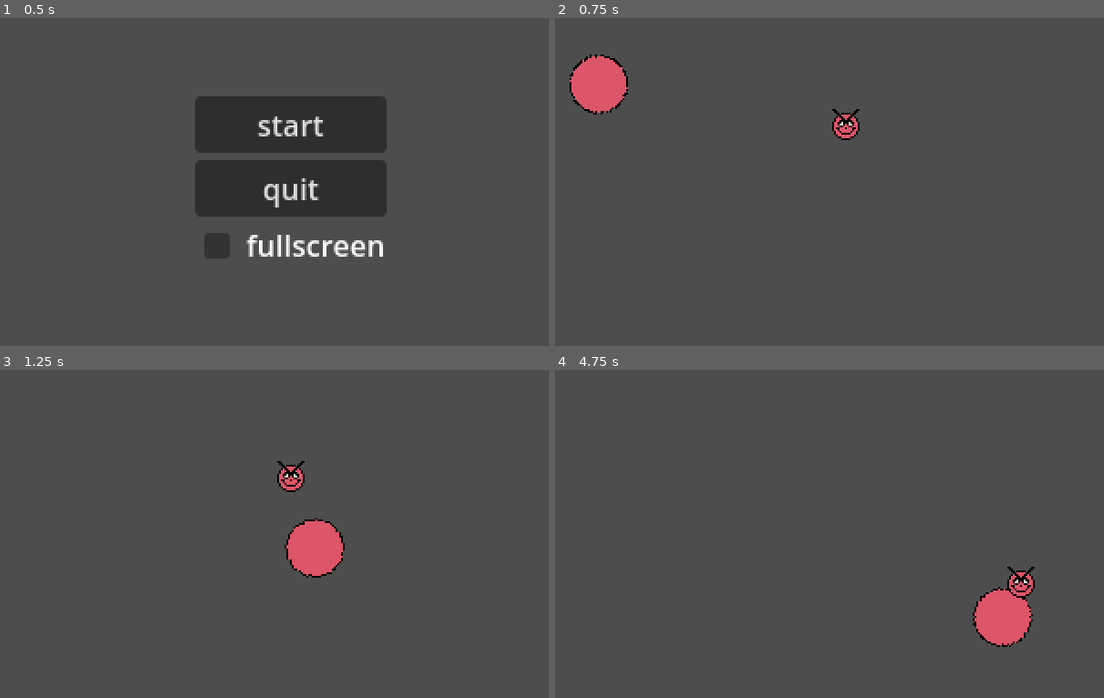
Above: before the commit, frames 1-4 (two rows, left to right).
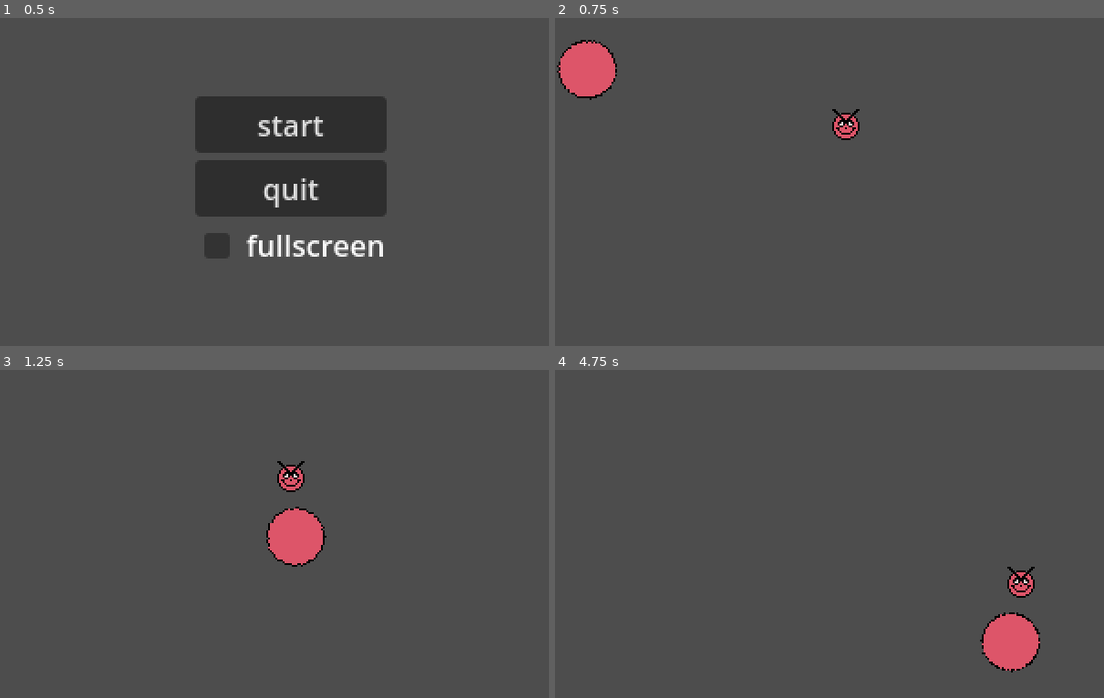
Above: after the commit, the same moments.

Repository: Jaspev/pendulum
Game: Godot game, scene res://scenes/title.tscn
Same seed, same stepped clock (60 frames per second), same inputs: the game is played once before the commit and once after it.
Inputs (mouse positions are in pixels of both pictures, inside the frame that each line leads up to):
- Up to frame 1 (0.5 s): no input
- Up to frame 2 (0.75 s): click "start" at 0.5 s
- Up to frame 3 (1.25 s): no input
- Up to frame 4 (4.75 s): move the mouse to (977, 517) at 1.27 s; click (977, 517) at 1.42 s; move the mouse to (730, 550) at 2.02 s; click (730, 550) at 2.17 s; move the mouse to (906, 461) at 2.77 s; click (906, 461) at 2.92 s; move the mouse to (818, 599) at 3.52 s; click (818, 599) at 3.67 s; move the mouse to (1021, 583) at 4.27 s; click (1021, 583) at 4.42 s

Frame 1 is identical in both runs. In frame 2, 1.3% of the frame differs, in the area x 0-14%, y 6-30%; in frame 3, 1.5%; in frame 4, 1.7%, in the area x 76-89%, y 66-93%.

Commit message:
enemy finally spawns outside of screen

Diff:
--- a/scenes/main.tscn
+++ b/scenes/main.tscn
@@ -26,7 +26,7 @@
 position = Vector2(0, 1)
 shape = SubResource("CircleShape2D_3akt5")
 
-[node name="player2" type="RigidBody2D" parent="."]
+[node name="Ball" type="RigidBody2D" parent="."]
 mass = 2.5
 gravity_scale = 0.05
 inertia = 3.58
@@ -35,10 +35,10 @@
 constant_force = Vector2(1, 1)
 script = ExtResource("5_xflm8")
 
-[node name="Sprite2D" type="Sprite2D" parent="player2"]
+[node name="Sprite2D" type="Sprite2D" parent="Ball"]
 texture = ExtResource("5_hx6od")
 
-[node name="CollisionShape2D" type="CollisionShape2D" parent="player2"]
+[node name="CollisionShape2D" type="CollisionShape2D" parent="Ball"]
 position = Vector2(0, 1)
 shape = SubResource("CircleShape2D_eqp2q")
 
@@ -54,7 +54,7 @@
 
 [node name="DampedSpringJoint2D" type="DampedSpringJoint2D" parent="CharacterBody2D"]
 node_a = NodePath("..")
-node_b = NodePath("../../player2")
+node_b = NodePath("../../Ball")
 bias = 0.357
 length = 5.0
 stiffness = 64.0
--- a/scripts/main.gd
+++ b/scripts/main.gd
@@ -12,14 +12,42 @@
 
 func _on_timer_timeout():
 	var instanced_enemy01 = enemy01.instantiate()
+	var coin
+	var pos_x
+	var pos_y
 
-	randomize()
-	var pos_x = rng.randf_range(-50,viewport_size.x+50)
-	randomize()
-	var pos_y = rng.randf_range(-50,viewport_size.y+50)
+	randomize() #LIFE IS PAIN i don't think i need to call randomize this much but there's no harm it it... probably
+	coin = rng.randf_range(-1,1)
+	if coin >= 0: #IF POSITIVE, SPAWN ENEMY ON EITHER LEFT OF RIGHT
+		randomize()
+		coin = rng.randf_range(-1,1)
+		if coin >= 0: #IF POSITIVE, SPAWN ENEMY ON LEFT
+			randomize()
+			pos_x = rng.randf_range(-50,-10)
+			randomize()
+			pos_y = rng.randf_range(-50,viewport_size.y+50)
+		else: #IF NEGATIVE, SPAWN ENEMY ON RIGHT
+			randomize()
+			pos_x = rng.randf_range(viewport_size.x+10,viewport_size.x+50)
+			randomize()
+			pos_y = rng.randf_range(-50,viewport_size.y+50)
+	else: #IF NEGATIVE, SPAWN ENEMY ON EITHER TOP OR BOTTOM
+		randomize()
+		coin = rng.randf_range(-1,1)
+		if coin >= 0: #IF POSITIVE, SPAWN ENEMY ON TOP
+			randomize()
+			pos_x = rng.randf_range(-50,viewport_size.x+50)
+			randomize()
+			pos_y = rng.randf_range(-50,-10)
+		else: #IF NEGATIVE, SPAWN ENEMY ON BOTTOM
+			randomize()
+			pos_x = rng.randf_range(-50,viewport_size.x+50)
+			randomize()
+			pos_y = rng.randf_range(viewport_size.y+10,viewport_size.y+50)
+
 	var rand_pos = Vector2(pos_x,pos_y)
 
 	instanced_enemy01.position = rand_pos
 
-	print("enemy01 spawned")
+	print("enemy01 spawned @ ", rand_pos)
 	add_child(instanced_enemy01)
--- a/scripts/player2.gd
+++ b/scripts/player2.gd
@@ -14,16 +14,3 @@
 	if Input.is_mouse_button_pressed(MOUSE_BUTTON_LEFT):
 		var dir = global_position.direction_to(get_global_mouse_position())
 		apply_impulse(dir * hit_force)
-
-	if position.x >= viewport_size.x:
-		position.x = viewport_size.x
-	if position.x <= 0:
-		position.x = 1
-	if position.x >= 320:
-		position.x = 319
-	if position.y >= viewport_size.y:
-		position.y = viewport_size.y
-	if position.y <= 0:
-		position.y = 1
-	if position.y >= 180:
-		position.y = 179
